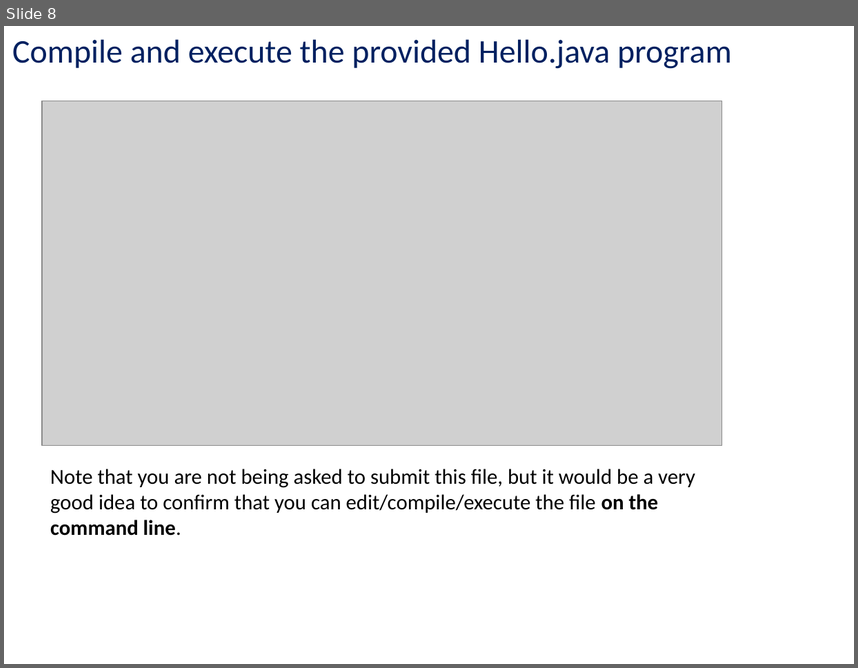
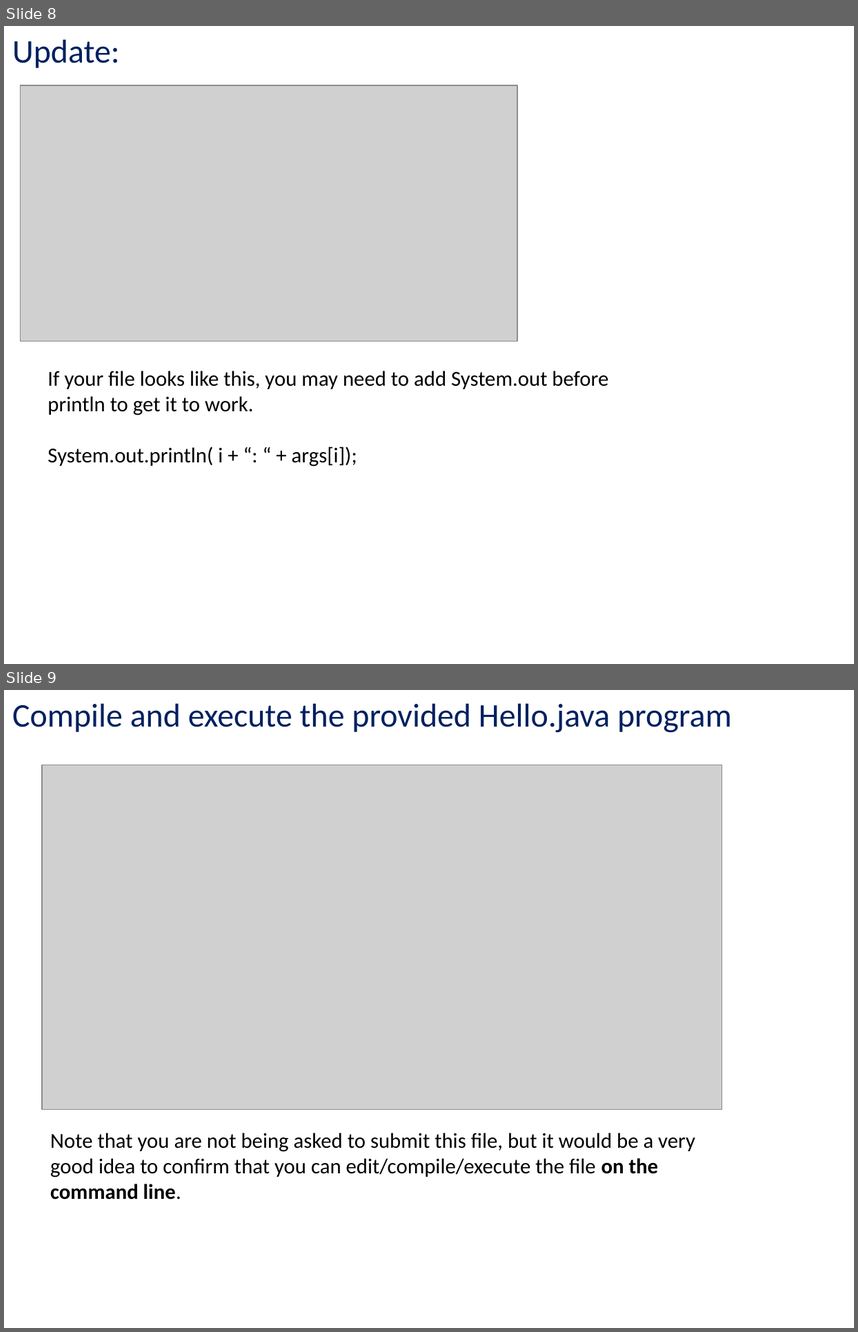
Before and after one commit to kc13/CS401MD, a slide deck: cs401_lab0_1_10_20.pptx. Shown one above the other, each under a label of ours: slide 8 before the commit, slides 8 and 9 after it. The pictures are 858x668 and 858x1332 pixels, drawn with LibreOffice and Linux fonts; fonts in the diff are those of the drawing; grey boxes stand for pictures. Boxes give left, top, right and bottom in pixels: in the first picture for what was removed or moved away, otherwise in the second. Text is boxed around its words. In the diff, an @@ line names an element or a change of style, - is before the commit and + after.

Commit message:
CS401 Lab #0 1/10/20: updating to address need to add System.out before println

```diff
--- a/cs401_lab0_1_10_20.pptx
+++ b/cs401_lab0_1_10_20.pptx
@@ slide 8 added at [4, 26, 854, 664], background #FFFFFF @@
@@ text added at [12, 39, 120, 68], 28 pt, text #002060 @@
+Update:
@@ picture added at [20, 85, 517, 341] @@
@@ text added at [47, 370, 608, 466], 18 pt, text #000000 @@
+If your file looks like this, you may need to add System.out before println to get it to work.
+System.out.println( i + “: “ + args[i]);
@@ what was slide 8 is now slide 9 @@
```
